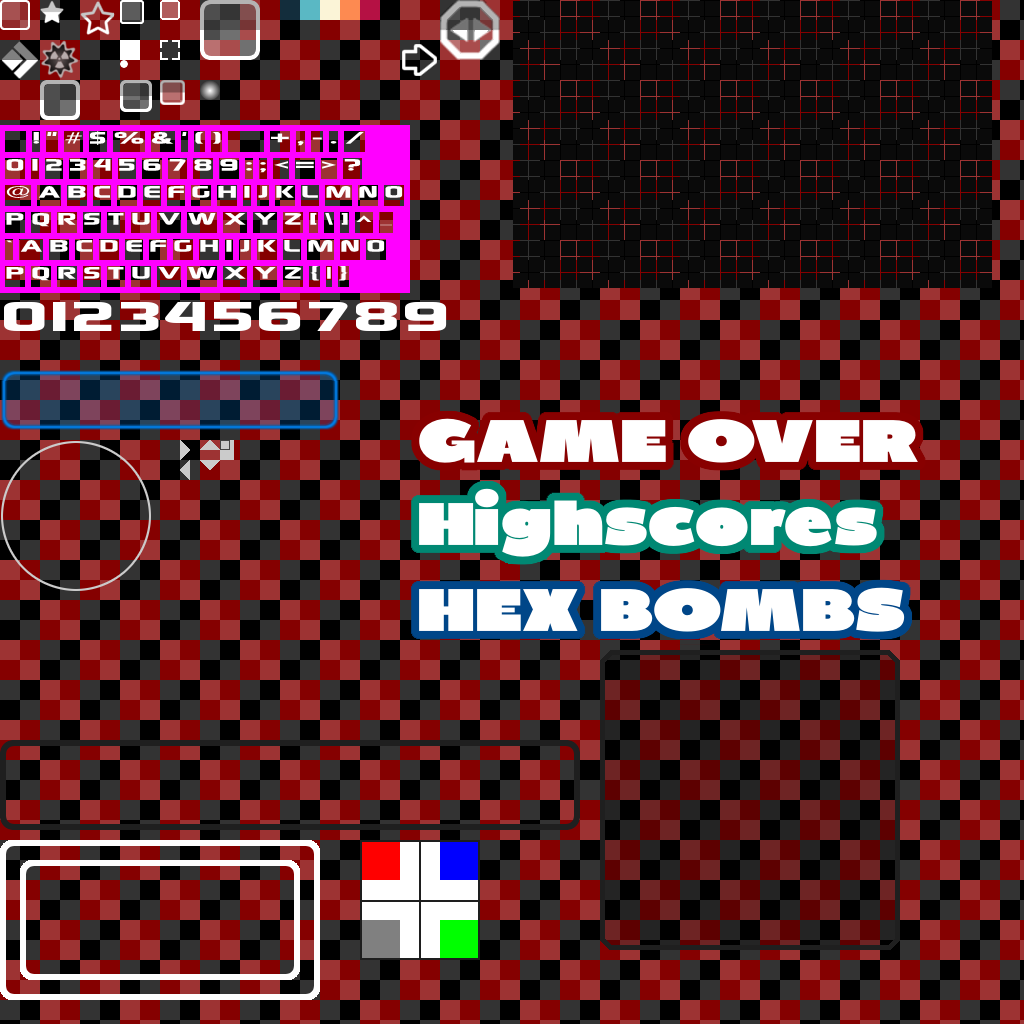
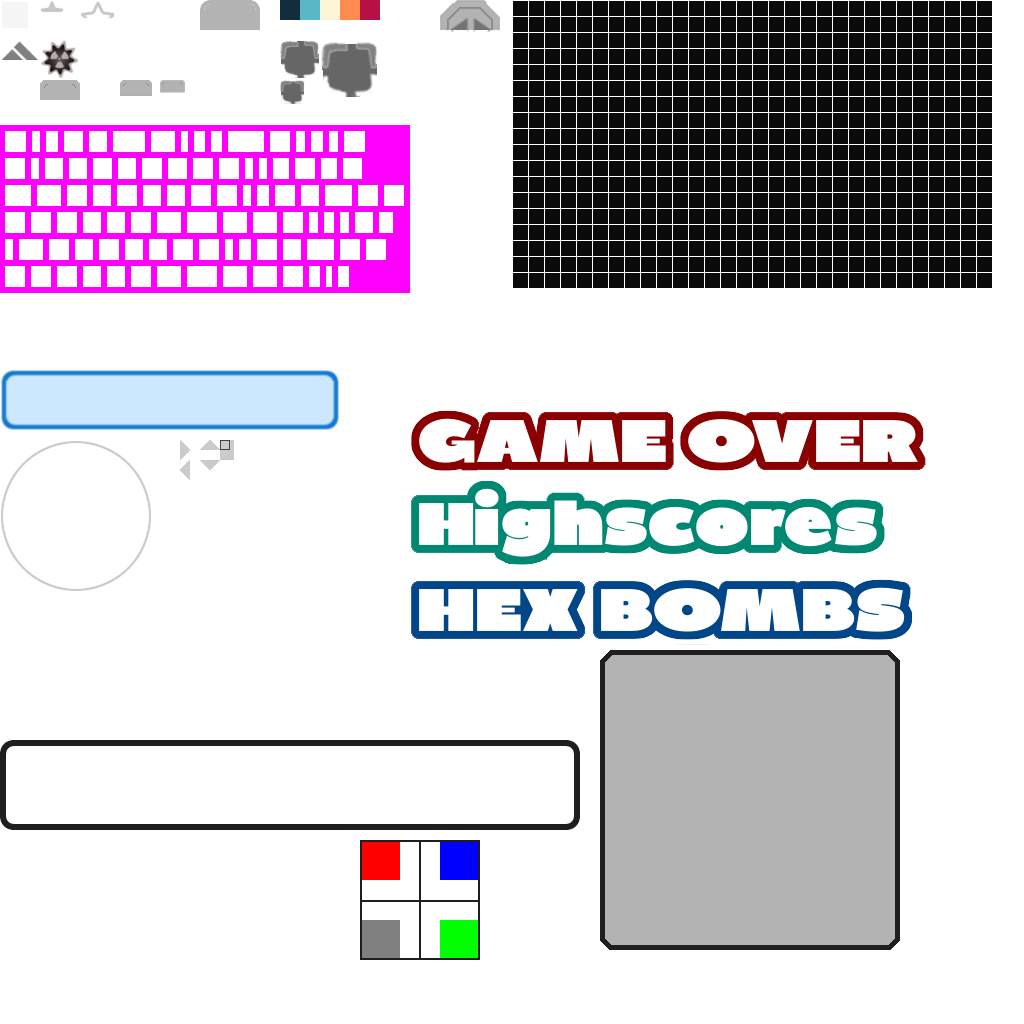
Before/after of a 1024 × 1024 layered artwork. What changed in the layer stack:
painted on "Ebene #13" over [279, 40, 379, 105]
added layer "Ebene #6" (60%) above "Ebene #5" over [281, 41, 377, 104]
hid "Ebene #17" over [0, 0, 1024, 1024]
